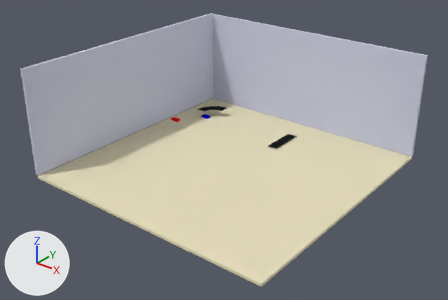
One commit to the Blender file BlenderFiles/SlotCar.blend: the scene before it, then after it.
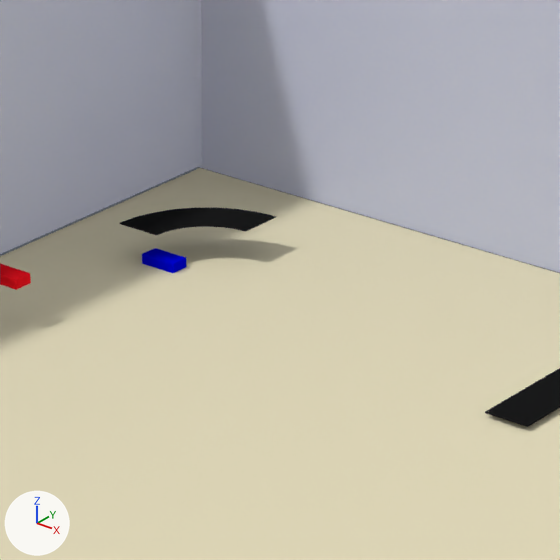
Each version is shown whole from a 50 mm camera at (12.45, -16.37, 10.73) aimed at (-0.24, -0.5, 0.89), then close up on the part from 39% to 63% of the width and 22% to 58% of the height. The axes (+X, +Y, +Z) are drawn at lower left. The lights are the same throughout.

Objects in the first close-up: 'Car2', 'Cube', 'Cube.001', 'Curve1', 'Floor', 'Track1'.
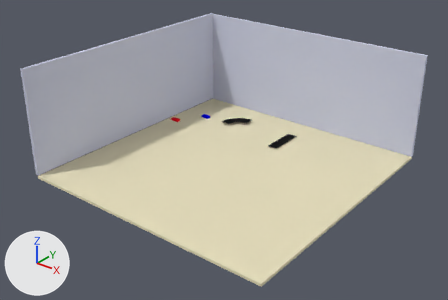
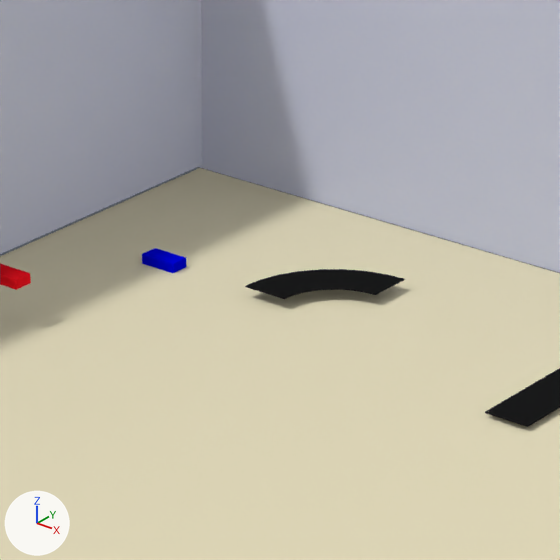
Changed parts and their boxes [x1, y1, x2, y2] in the close-ups (560 x 560 px):
'Curve1', moved: before [120, 207, 276, 235]; after [245, 269, 405, 299]

What changed in the scene script:
```text
Change ob_curve1:
    ob_curve1.location: (-3.535, 2.907, 0.321) -> (-2.152, 2.907, 0.104)
```
